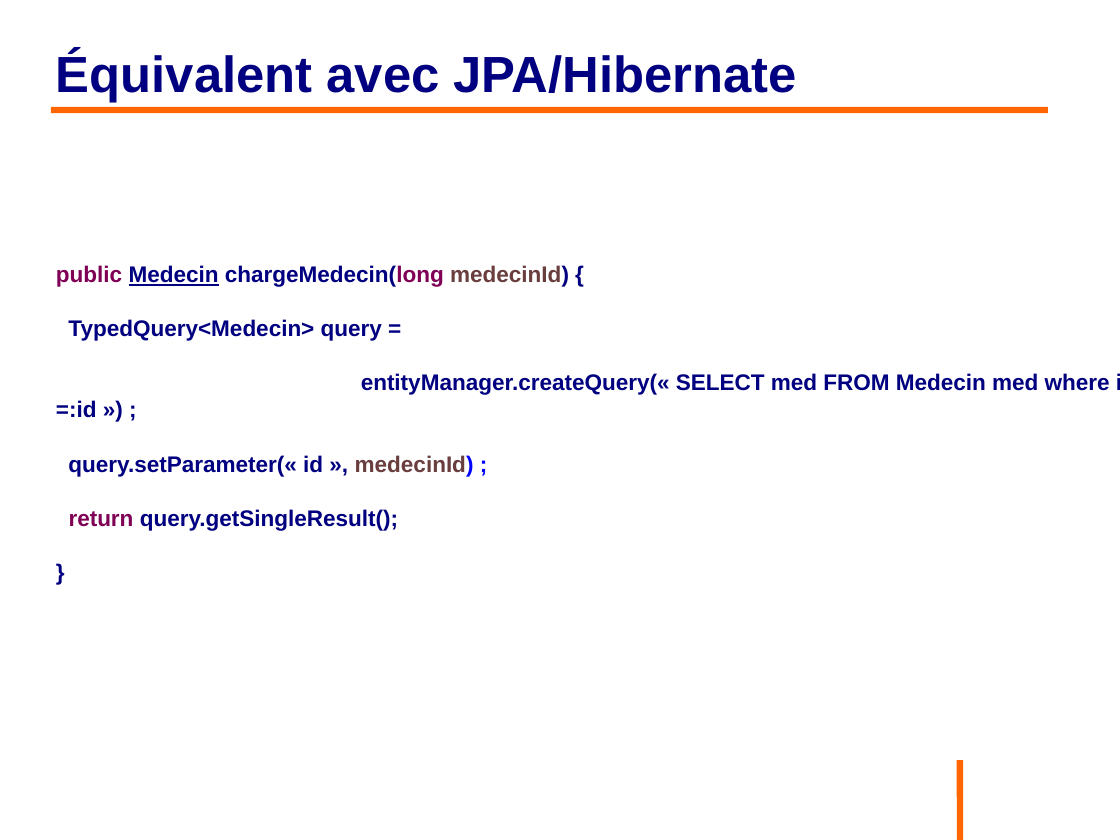
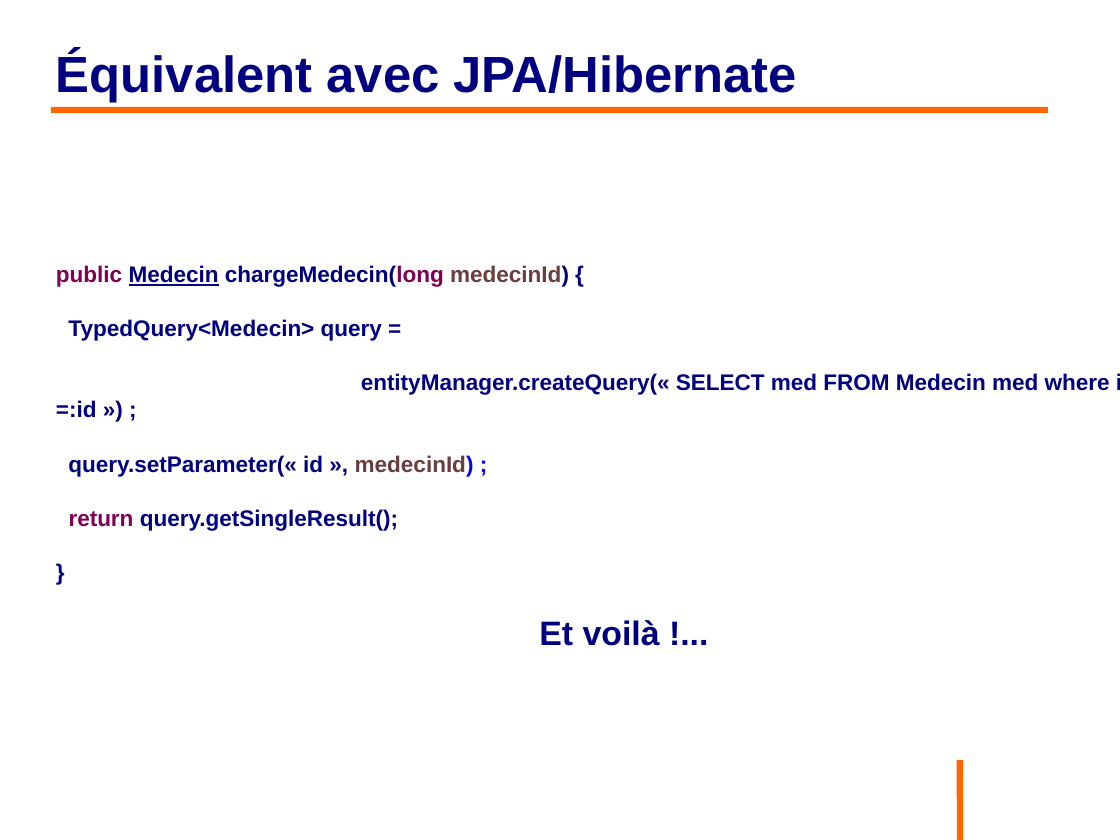
Before and after one commit to philphils/formation-hibernate-basique, a slide deck: slide 9 of Documentation/diapo_formation_hibernate.odp. Drawn at 1120x840 pixels with LibreOffice and Linux fonts; fonts in the diff are those of the drawing; background and template pictures are left out. Boxes give left, top, right and bottom in pixels: in the first picture for what was removed or moved away, otherwise in the second. Text is boxed around its words. In the diff, an @@ line names an element or a change of style, - is before the commit and + after.

```diff
--- a/Documentation/diapo_formation_hibernate.odp
+++ b/Documentation/diapo_formation_hibernate.odp
@@ text at [539,620,660,646]: paragraph added @@
+Et voilà !...
```
Also in this commit, not shown: 4 other slides changed.
